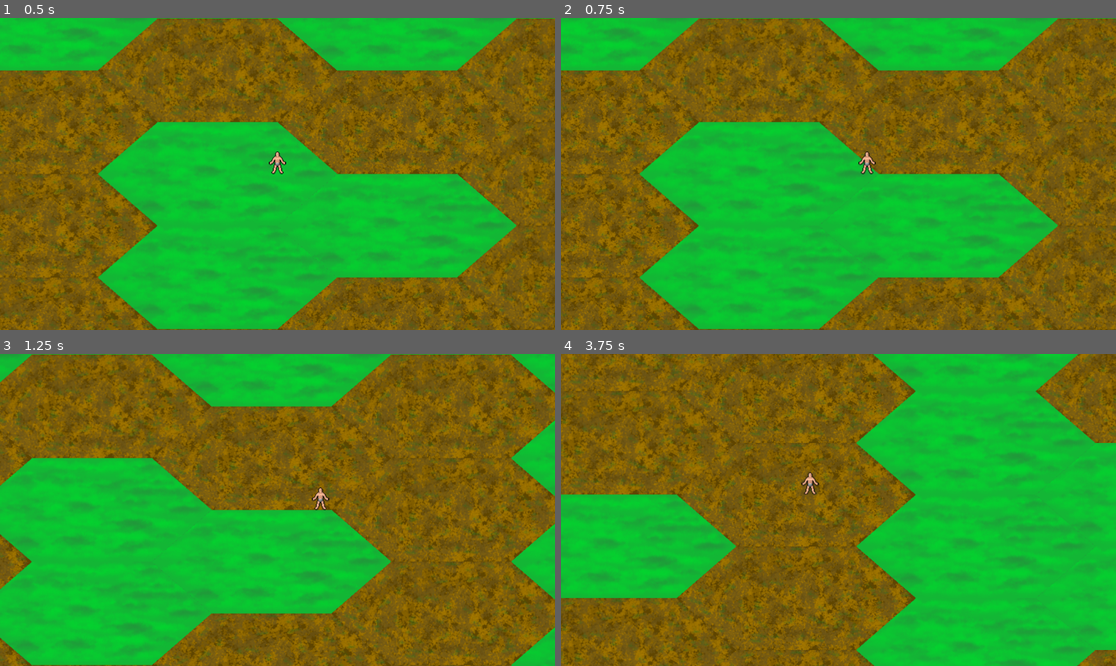
Above: before the commit, frames 1-4 (two rows, left to right).
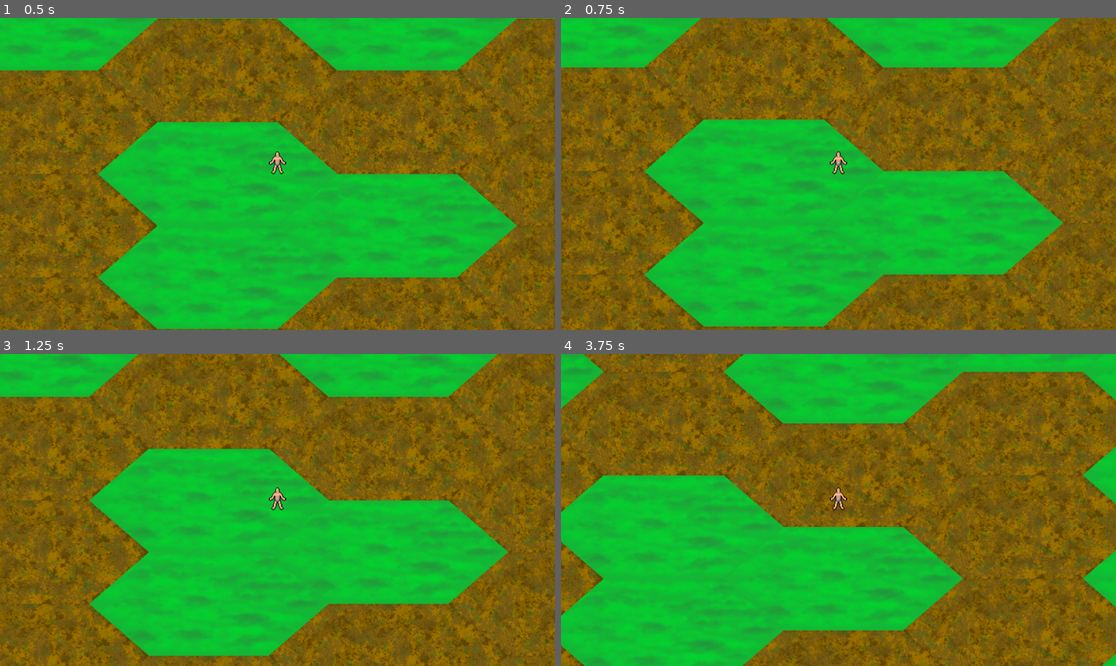
Above: after the commit, the same moments.

Repository: KaimeraWorks/Phaseworld-Pioneer
Game: Godot game, scene res://main.tscn
Two runs of this game, one before a commit and one after it. Both use one fixed random seed, a clock stepped at 60 frames per second and the inputs below.
Inputs (mouse positions are in pixels of both pictures, inside the frame that each line leads up to):
- Up to frame 1 (0.5 s): no input
- Up to frame 2 (0.75 s): tap Enter at 0.5 s; move the mouse to (960, 158) at 0.52 s; hold D (move_east) from 0.53 s (still down); click (960, 158) at 0.6 s
- Up to frame 3 (1.25 s): keep holding D (move_east)
- Up to frame 4 (3.75 s): move the mouse to (727, 525) at 1.27 s; release D (move_east) at 1.28 s; hold S (move_south) 1.28-2.03 s; click (727, 525) at 1.35 s; move the mouse to (894, 441) at 2.02 s; hold D (move_east) 2.03-2.78 s; click (894, 441) at 2.1 s; move the mouse to (810, 572) at 2.77 s; hold W (move_north) 2.78-3.53 s; click (810, 572) at 2.85 s; move the mouse to (1005, 556) at 3.52 s; hold A (move_west) from 3.53 s (still down); click (1005, 556) at 3.6 s

Frame 1 is identical in both runs. In frame 2, 18% of the frame differs, in the area x 0-100%, y 0-100%; in frame 3, 54%; in frame 4, 70%.

Commit message:
weapon interactions

Diff:
--- a/main.tscn
+++ b/main.tscn
@@ -1,7 +1,8 @@
-[gd_scene load_steps=3 format=3 uid="uid://b5g206nulwkyv"]
+[gd_scene load_steps=4 format=3 uid="uid://b5g206nulwkyv"]
 
 [ext_resource type="PackedScene" uid="uid://8k4ywf3vq18d" path="res://tile_map.tscn" id="1_cc2s7"]
-[ext_resource type="PackedScene" uid="uid://dl7ueq4fuwy0n" path="res://player.tscn" id="2_3oi73"]
+[ext_resource type="PackedScene" uid="uid://me4lagprspnj" path="res://player.tscn" id="2_3oi73"]
+[ext_resource type="PackedScene" uid="uid://burk4wrmfegqx" path="res://rapier.tscn" id="3_bfsu2"]
 
 [node name="Main" type="Node"]
 
@@ -9,4 +10,7 @@
 
 [node name="Player" parent="." instance=ExtResource("2_3oi73")]
 
+[node name="Rapier" parent="Player" instance=ExtResource("3_bfsu2")]
+
 [connection signal="moved" from="Player" to="TileMap" method="_on_player_moved"]
+[connection signal="triggered_dash" from="Player/Rapier" to="Player" method="_on_triggered_dash"]
--- a/player.gd
+++ b/player.gd
@@ -1,27 +1,35 @@
-extends Area2D
+extends CharacterBody2D
 
 signal moved(player_position)
 
-@export var speed = 500
+@export var walk_speed = 500
+@export var friction = 50
+
+var movement_locked = false
 
 # Called when the node enters the scene tree for the first time.
 func _ready():
 	moved.emit(position)
 
-# Called every frame. 'delta' is the elapsed time since the previous frame.
-func _process(delta):
-	var velocity = Vector2.ZERO
+func _physics_process(delta):
+	var walking = false
+	if not movement_locked:
+		var direction = Vector2.ZERO
+		direction.y = Input.get_axis("move_north", "move_south")
+		direction.x = Input.get_axis("move_west", "move_east")
 
-	if Input.is_action_pressed("move_north"):
-		velocity.y -= 1
-	if Input.is_action_pressed("move_east"):
-		velocity.x += 1
-	if Input.is_action_pressed("move_south"):
-		velocity.y += 1
-	if Input.is_action_pressed("move_west"):
-		velocity.x -= 1
+		if direction:
+			walking = true
+			velocity = direction.normalized() * walk_speed
 
-	if velocity.length() > 0:
-		velocity = velocity.normalized() * speed
-		position += velocity * delta
+	if velocity:
 		moved.emit(position)
+		if not walking:
+			velocity = velocity.move_toward(Vector2.ZERO, friction)
+		move_and_slide()
+	else:
+		movement_locked = false
+
+func _on_triggered_dash(angle_to_cursor, magnitude):
+	movement_locked = true
+	velocity = (get_global_mouse_position() - position).normalized().rotated(angle_to_cursor) * magnitude
--- a/player.tscn
+++ b/player.tscn
@@ -1,9 +1,9 @@
-[gd_scene load_steps=3 format=3 uid="uid://dl7ueq4fuwy0n"]
+[gd_scene load_steps=3 format=3 uid="uid://me4lagprspnj"]
 
 [ext_resource type="Script" path="res://player.gd" id="1_vu4vb"]
 [ext_resource type="Texture2D" uid="uid://tjcqkhh86bp3" path="res://dev/art/human_m.png" id="1_wkkej"]
 
-[node name="Player" type="Area2D"]
+[node name="Player" type="CharacterBody2D"]
 script = ExtResource("1_vu4vb")
 
 [node name="Sprite2D" type="Sprite2D" parent="."]
@@ -11,4 +11,3 @@
 offset = Vector2(0, -25)
 
 [node name="Camera2D" type="Camera2D" parent="."]
-position_smoothing_enabled = true
--- a/project.godot
+++ b/project.godot
@@ -37,3 +37,8 @@
 "events": [Object(InputEventKey,"resource_local_to_scene":false,"resource_name":"","device":-1,"window_id":0,"alt_pressed":false,"shift_pressed":false,"ctrl_pressed":false,"meta_pressed":false,"pressed":false,"keycode":0,"physical_keycode":65,"key_label":0,"unicode":97,"echo":false,"script":null)
 ]
 }
+melee={
+"deadzone": 0.5,
+"events": [Object(InputEventMouseButton,"resource_local_to_scene":false,"resource_name":"","device":-1,"window_id":0,"alt_pressed":false,"shift_pressed":false,"ctrl_pressed":false,"meta_pressed":false,"button_mask":1,"position":Vector2(95, 9),"global_position":Vector2(99, 52),"factor":1.0,"button_index":1,"pressed":true,"double_click":false,"script":null)
+]
+}
--- /dev/null
+++ b/rapier.gd
@@ -0,0 +1,16 @@
+extends "res://weapon.gd"
+
+# Called when the node enters the scene tree for the first time.
+func init_stats():
+	trigger = "melee"
+	initial_charge = 50
+	charge_speed = 100
+	quick_action_power = 1000
+	charge_action_power_multiplier = 20
+	quick_action_cooldown = 0.5
+
+func quick_action():
+	triggered_dash.emit(PI, quick_action_power)
+
+func charge_action():
+	triggered_dash.emit(0, charge_action_power_multiplier * built_charge)
--- /dev/null
+++ b/rapier.tscn
@@ -0,0 +1,7 @@
+[gd_scene load_steps=3 format=3 uid="uid://burk4wrmfegqx"]
+
+[ext_resource type="PackedScene" uid="uid://dr3j6p3hqm5ai" path="res://weapon.tscn" id="1_g7i7i"]
+[ext_resource type="Script" path="res://rapier.gd" id="2_ecawg"]
+
+[node name="Rapier" instance=ExtResource("1_g7i7i")]
+script = ExtResource("2_ecawg")
--- /dev/null
+++ b/weapon.gd
@@ -0,0 +1,56 @@
+extends Node
+
+signal triggered_dash(angle_to_cursor, magnitude)
+
+const CHARGE_START_DELAY = 0.33
+const CHARGE_MAX = 100
+
+@export var trigger: String = "melee"
+@export var initial_charge: int = 0
+@export var charge_speed: int = 0
+@export var quick_action_power = 0
+@export var charge_action_power_multiplier = 0
+@export var quick_action_cooldown = 0
+
+var charging: bool = false
+var built_charge: int = 0
+
+# Called when the node enters the scene tree for the first time.
+func _ready():
+	init_stats()
+	$"Charge Start Timer".set_wait_time(CHARGE_START_DELAY)
+	$"Quick Action Cooldown Timer".set_wait_time(quick_action_cooldown)
+
+# Called every frame. 'delta' is the elapsed time since the previous frame.
+func _process(delta):
+	if Input.is_action_just_pressed(trigger):
+		$"Charge Start Timer".start()
+	elif Input.is_action_just_released(trigger):
+		if not $"Charge Start Timer".is_stopped():
+			$"Charge Start Timer".stop()
+			if $"Quick Action Cooldown Timer".is_stopped():
+				quick_action()
+				$"Quick Action Cooldown Timer".start()
+		else:
+			charge_action()
+			charging = false
+			built_charge = 0
+
+	if charging:
+		built_charge += charge_speed * delta
+		if built_charge > CHARGE_MAX:
+			built_charge = CHARGE_MAX
+			charging = false
+
+func init_stats():
+	pass
+
+func quick_action():
+	pass
+
+func charge_action():
+	pass
+
+func _on_charge_start_timer_timeout():
+	charging = true
+	built_charge = initial_charge
--- /dev/null
+++ b/weapon.tscn
@@ -0,0 +1,14 @@
+[gd_scene load_steps=2 format=3 uid="uid://dr3j6p3hqm5ai"]
+
+[ext_resource type="Script" path="res://weapon.gd" id="1_0y86l"]
+
+[node name="Weapon" type="Node"]
+script = ExtResource("1_0y86l")
+
+[node name="Charge Start Timer" type="Timer" parent="."]
+one_shot = true
+
+[node name="Quick Action Cooldown Timer" type="Timer" parent="."]
+one_shot = true
+
+[connection signal="timeout" from="Charge Start Timer" to="." method="_on_charge_start_timer_timeout"]
Not shown, changed: README.md
